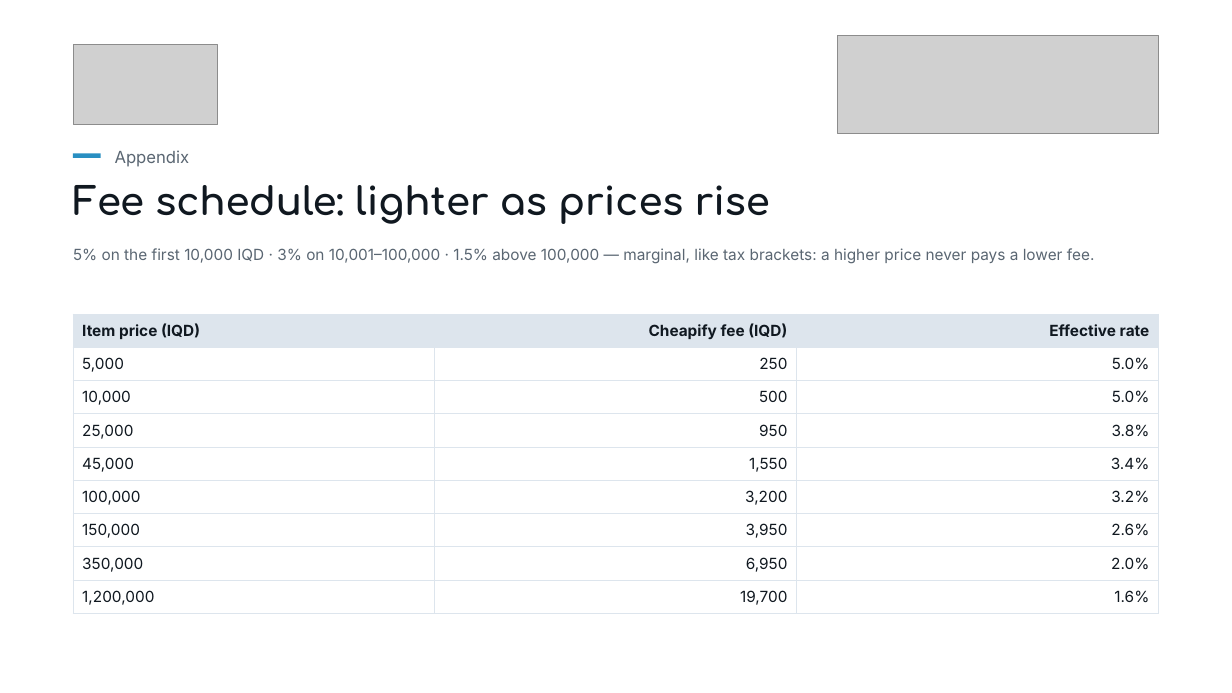
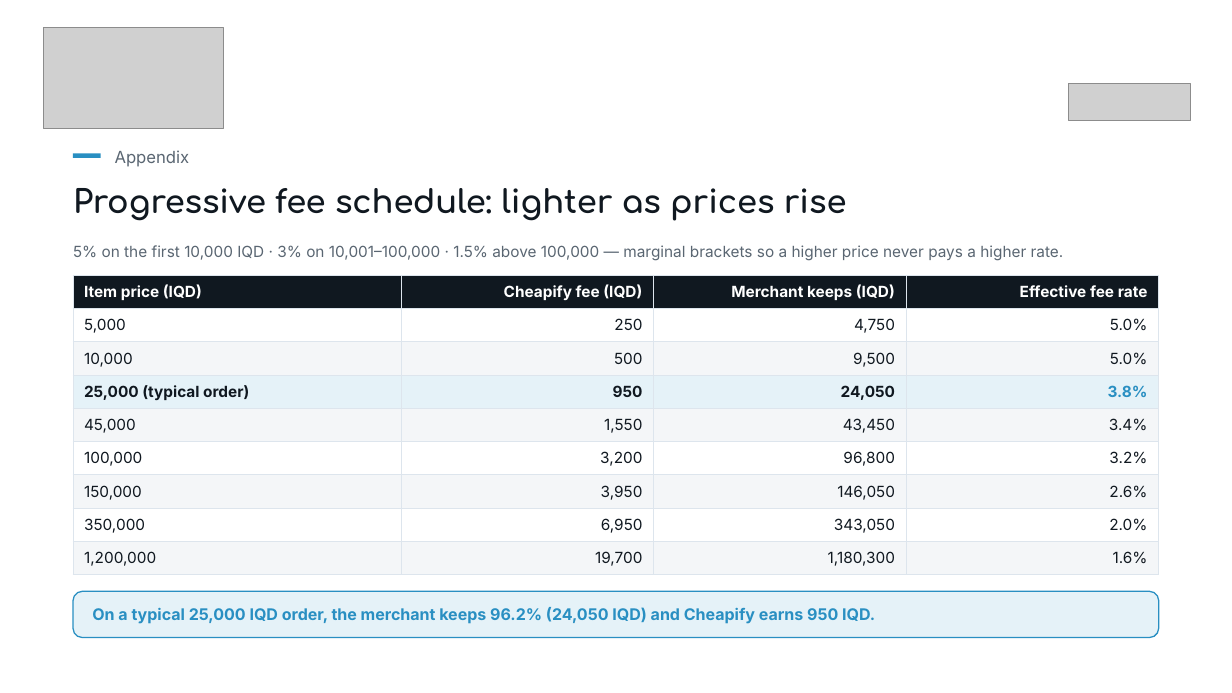
Before and after one commit to shakerbr/cheapify, a slide deck: slide 14 of presentation/Cheapify-GIZ-Pitch.pptx (slide 16 before the commit). Drawn at 1232x693 pixels with LibreOffice and Linux fonts; fonts in the diff are those of the drawing; grey boxes stand for pictures. Boxes give left, top, right and bottom in pixels: in the first picture for what was removed or moved away, otherwise in the second. Text is boxed around its words. In the diff, an @@ line names an element or a change of style, - is before the commit and + after.

Commit message:
feat: build final v4 pitch deck with embedded fonts, updated financials, and custom icons

```diff
--- a/presentation/Cheapify-GIZ-Pitch.pptx
+++ b/presentation/Cheapify-GIZ-Pitch.pptx
@@ picture resized from (x1=73, y1=44, x2=217, y2=125) to (x1=43, y1=28, x2=224, y2=128) @@
@@ picture resized from (x1=838, y1=35, x2=1160, y2=133) to (x1=1068, y1=83, x2=1190, y2=120) @@
@@ text at (x1=73, y1=188, x2=847, y2=221): text changed; size 30 to 25 pt @@
-Fee schedule: lighter as prices rise
+Progressive fee schedule: lighter as prices rise
@@ text "5% on the first 10,000 ..." at (x1=73, y1=245, x2=1064, y2=261): vertical alignment top to middle @@
@@ text at (x1=73, y1=245, x2=1064, y2=261): text changed @@
-5% on the first 10,000 IQD · 3% on 10,001–100,000 · 1.5% above 100,000 — marginal, like tax brackets: a higher price never pays a lower fee.
+5% on the first 10,000 IQD · 3% on 10,001–100,000 · 1.5% above 100,000 — marginal brackets so a higher price never pays a higher rate.
@@ table at (x1=73, y1=275, x2=1158, y2=575) @@
-column 1, row 4: 25,000
+column 1, row 4: 25,000 (typical order)
-column 3: Effective rate | 5.0% | 5.0% | 3.8% | 3.4% | 3.2% | 2.6% | 2.0% | 1.6%
+column 3: Merchant keeps (IQD) | 4,750 | 9,500 | 24,050 | 43,450 | 96,800 | 146,050 | 343,050 | 1,180,300
+column 4: Effective fee rate | 5.0% | 5.0% | 3.8% | 3.4% | 3.2% | 2.6% | 2.0% | 1.6%
@@ table moved from (x1=73, y1=314, x2=1160, y2=614) to (x1=73, y1=275, x2=1158, y2=575) @@
@@ rounded rectangle added at (x1=73, y1=592, x2=1159, y2=638), fill #E5F2F8, outline #298FC2 1 pt @@
@@ text added at (x1=92, y1=607, x2=875, y2=624), 12.5 pt, text #298FC2, bold @@
+On a typical 25,000 IQD order, the merchant keeps 96.2% (24,050 IQD) and Cheapify earns 950 IQD.
```
Also in this commit, not shown: 15 other slides changed, 6 slides added, 7 slides removed, 56 other files.
